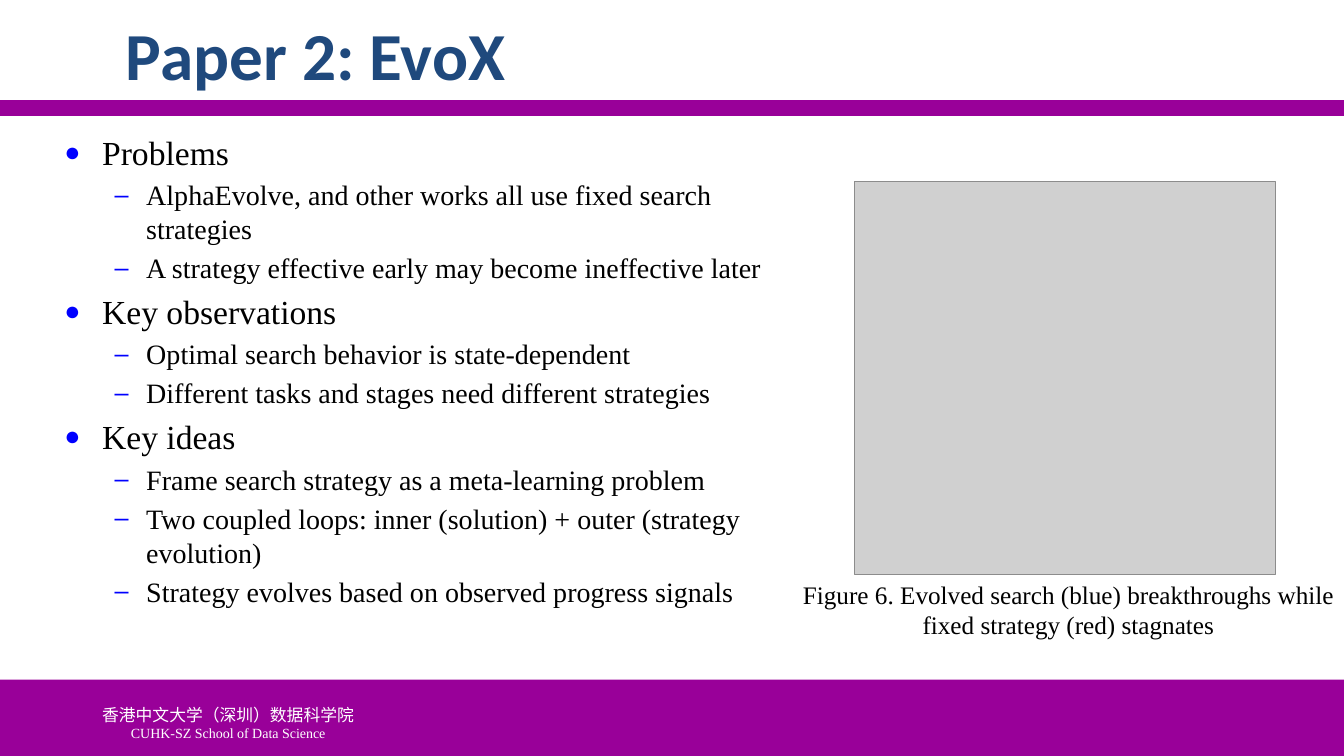
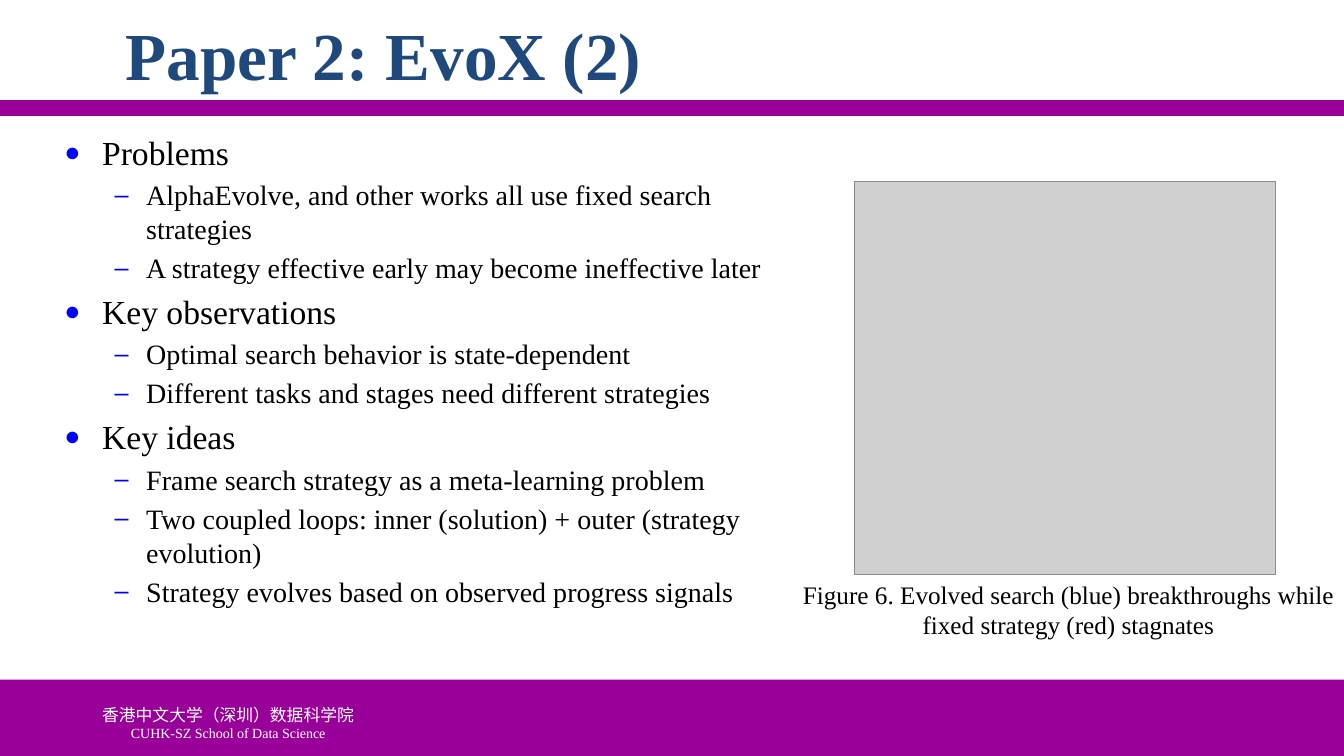
Before and after one commit to ychung1103/ychung1103.github.io, a slide deck: slide 12 of Slides/CSC6032/PPT/0421-刘效源-120040051.pptx. Drawn at 1344x756 pixels with LibreOffice and Linux fonts; fonts in the diff are those of the drawing; grey boxes stand for pictures; background and template pictures are left out. Boxes give left, top, right and bottom in pixels: in the first picture for what was removed or moved away, otherwise in the second. Text is boxed around its words. In the diff, an @@ line names an element or a change of style, - is before the commit and + after.

```diff
--- a/Slides/CSC6032/PPT/0421-刘效源-120040051.pptx
+++ b/Slides/CSC6032/PPT/0421-刘效源-120040051.pptx
@@ title at [126,33,641,93]: text changed; font Calibri to Times New Roman @@
-Paper 2: EvoX
+Paper 2: EvoX (2)
```
Also in this commit, not shown: 24 other slides changed, 2 other files.
